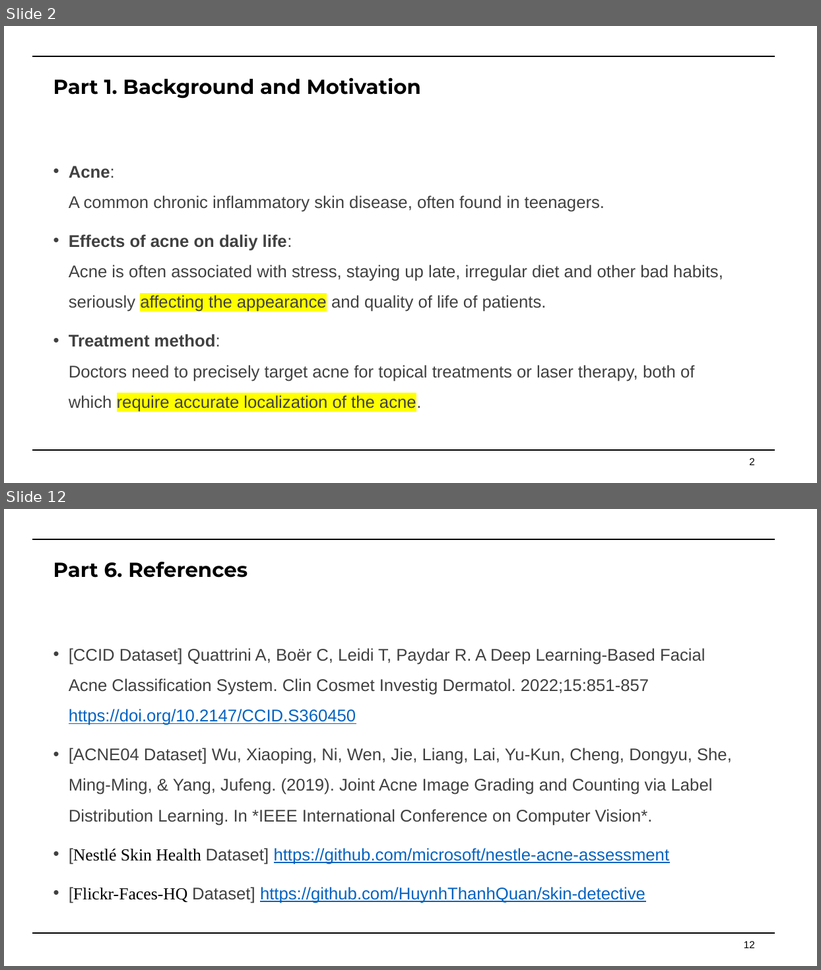
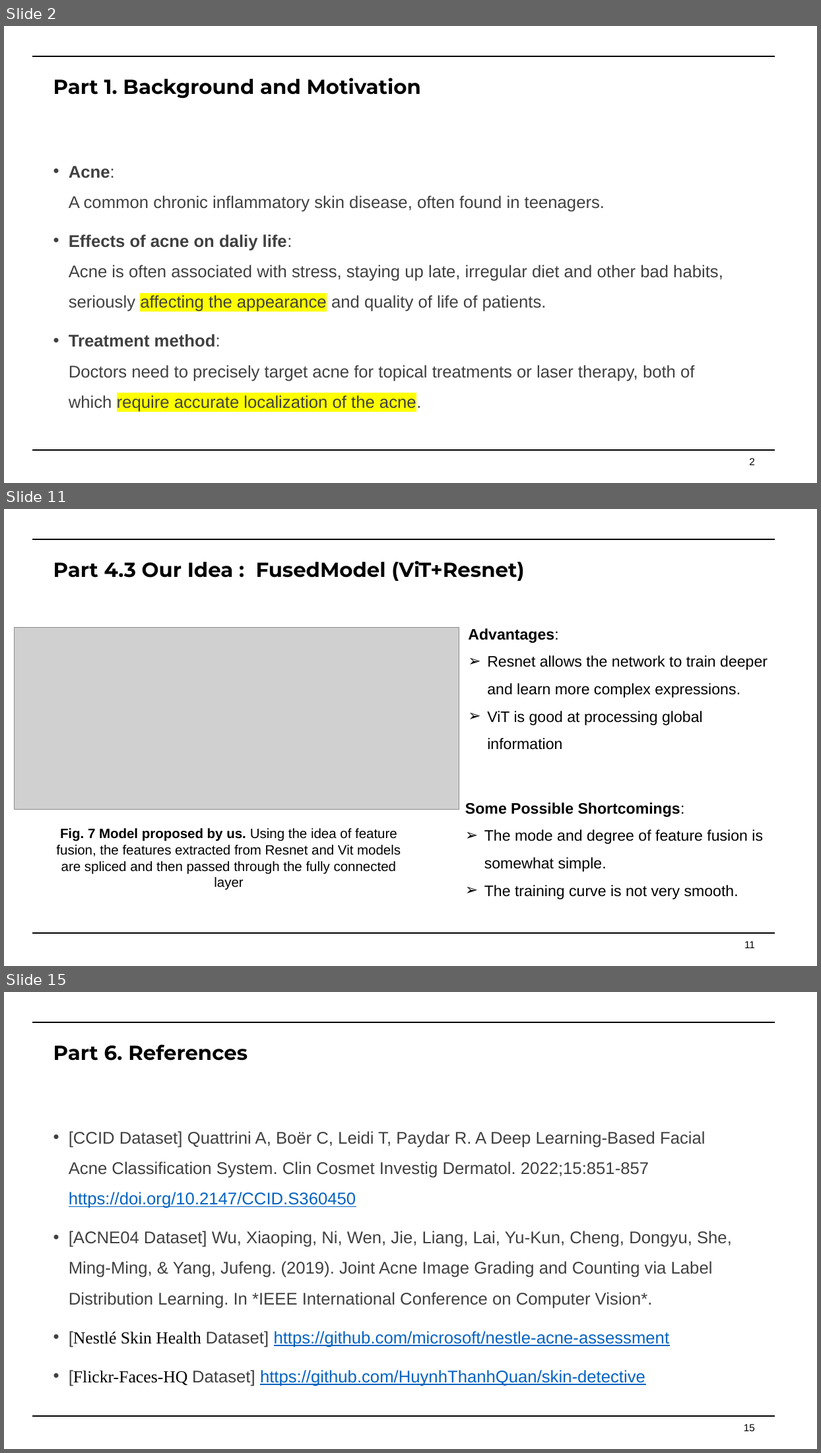
Before and after one commit to Faran-sward/ML-course-project, a slide deck: DOC&PPT/Machine+Learning+Course+Project.pptx. Shown one above the other, each under a label of ours: slides 2 and 12 before the commit, slides 2, 11 and 15 after it; the slides between them are not shown. The pictures are 821x970 and 821x1453 pixels, drawn with LibreOffice and Linux fonts; fonts in the diff are those of the drawing; grey boxes stand for pictures. Boxes give left, top, right and bottom in pixels: in the first picture for what was removed or moved away, otherwise in the second. Text is boxed around its words. In the diff, an @@ line names an element or a change of style, - is before the commit and + after.

```diff
--- a/DOC&PPT/Machine+Learning+Course+Project.pptx
+++ b/DOC&PPT/Machine+Learning+Course+Project.pptx
@@ slide 11 added at (x1=4, y1=509, x2=817, y2=966), background #FFFFFF @@
@@ line added from (32, 539) to (775, 539), #000000 1.5 pt @@
@@ title added at (x1=54, y1=560, x2=524, y2=581), 24 pt, text #000000, bold @@
+Part 4.3 Our Idea : FusedModel (ViT+Resnet)
@@ picture added at (x1=15, y1=627, x2=459, y2=810) @@
@@ text added at (x1=468, y1=628, x2=768, y2=750), 18 pt, text #000000 @@
+Advantages:
+➢ Resnet allows the network to train deeper and learn more complex expressions.
+➢ ViT is good at processing global information
@@ text added at (x1=465, y1=803, x2=763, y2=900), 18 pt, text #000000 @@
+Some Possible Shortcomings:
+➢ The mode and degree of feature fusion is somewhat simple.
+➢ The training curve is not very smooth.
@@ text added at (x1=56, y1=828, x2=401, y2=890), 16 pt, text #000000 @@
+Fig. 7 Model proposed by us. Using the idea of feature fusion, the features extracted from Resnet and Vit models are spliced and then passed through the fully connected layer
@@ line added from (32, 933) to (775, 933), #000000 1.5 pt @@
@@ page number added at (x1=745, y1=941, x2=755, y2=949), 12 pt, text #000000 @@
+11
@@ what was slide 12 is now slide 15 @@
@@ page number at (x1=744, y1=1424, x2=755, y2=1432): text changed @@
-12
+15
```
Also in this commit, not shown: 10 slides changed, 3 other slides added.
